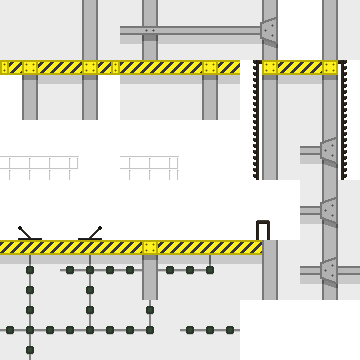
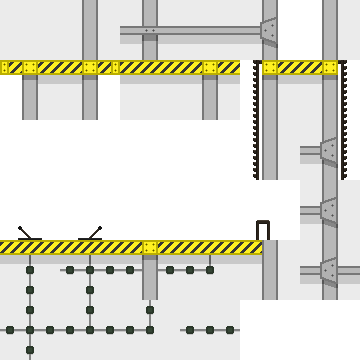
Before/after of a 360 × 360 layered artwork. What changed in the layer stack:
painted on "tileset" over [0, 156, 179, 180]
